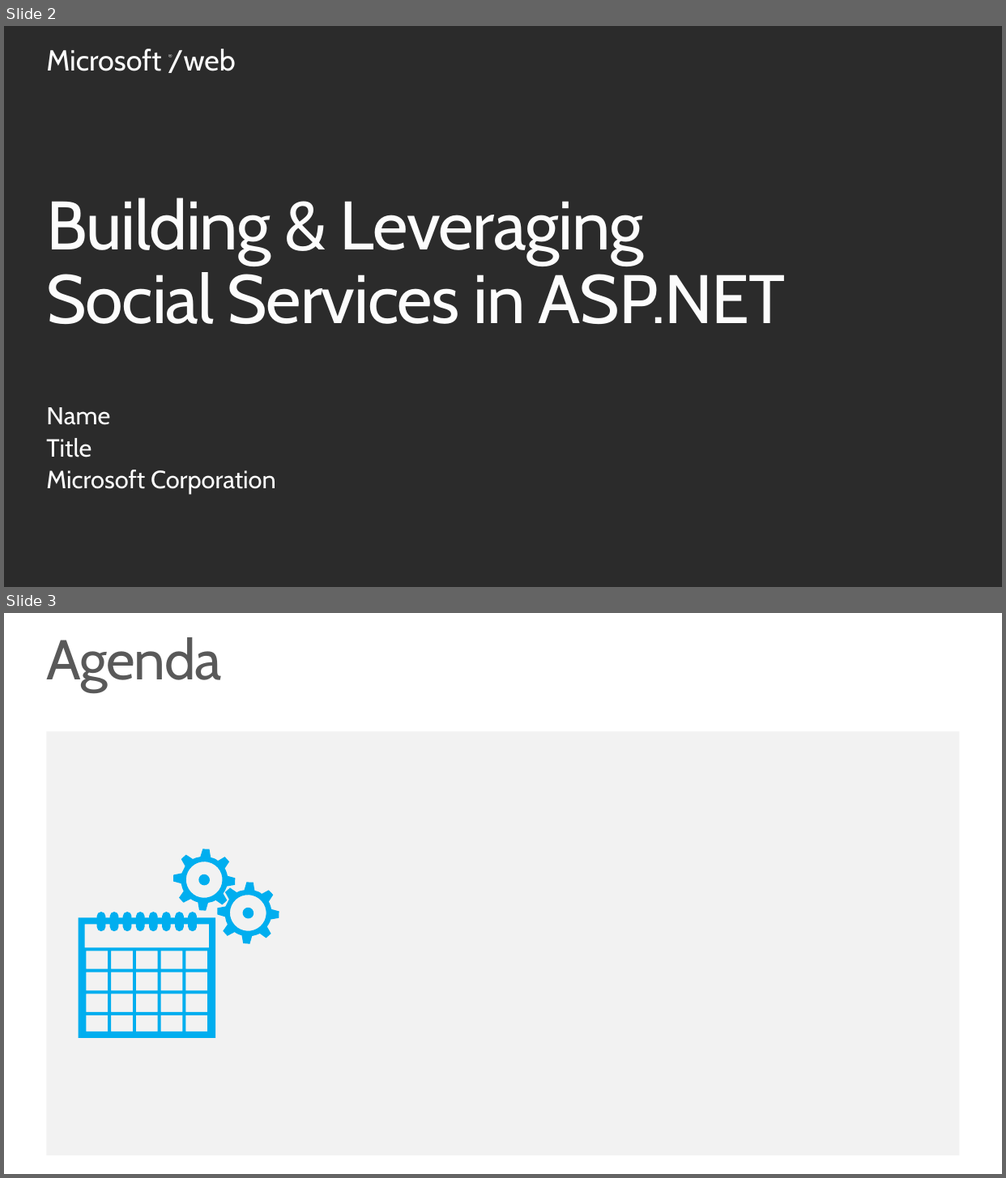
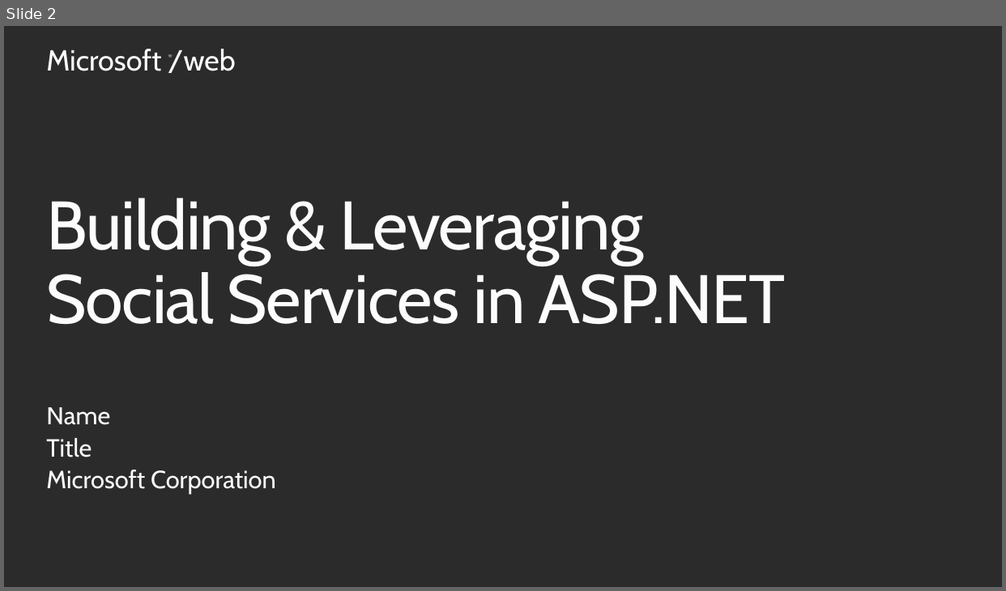
Before and after one commit to Microsoft-Web/PRESENTATION-BuildingSocialWebApps, a slide deck: BuildingAndLeveragingSocialServices.pptx. Shown one above the other, each under a label of ours: slides 2 and 3 before the commit, slide 2 after it. The pictures are 1006x1178 and 1006x591 pixels, drawn with LibreOffice and Linux fonts; fonts in the diff are those of the drawing; background and template pictures are left out; a plain dark background stands for a picture behind light text. Boxes give left, top, right and bottom in pixels: in the first picture for what was removed or moved away, otherwise in the second. Text is boxed around its words. In the diff, an @@ line names an element or a change of style, - is before the commit and + after.

```diff
--- a/BuildingAndLeveragingSocialServices.pptx
+++ b/BuildingAndLeveragingSocialServices.pptx
@@ slide 3 removed at (4,613,1002,1174), background #FFFFFF @@
@@ title removed at (46,637,221,692) @@
-Agenda
@@ rectangle removed at (47,731,959,1156) @@
@@ freeform shape removed at (78,849,279,1038) @@
```
Also in this commit, not shown: 12 slides added.
